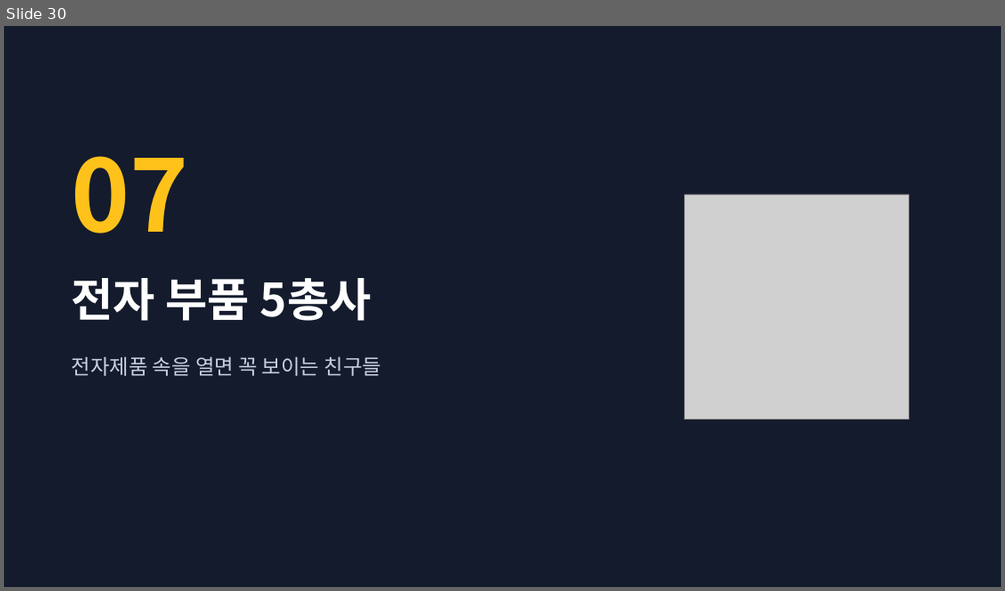
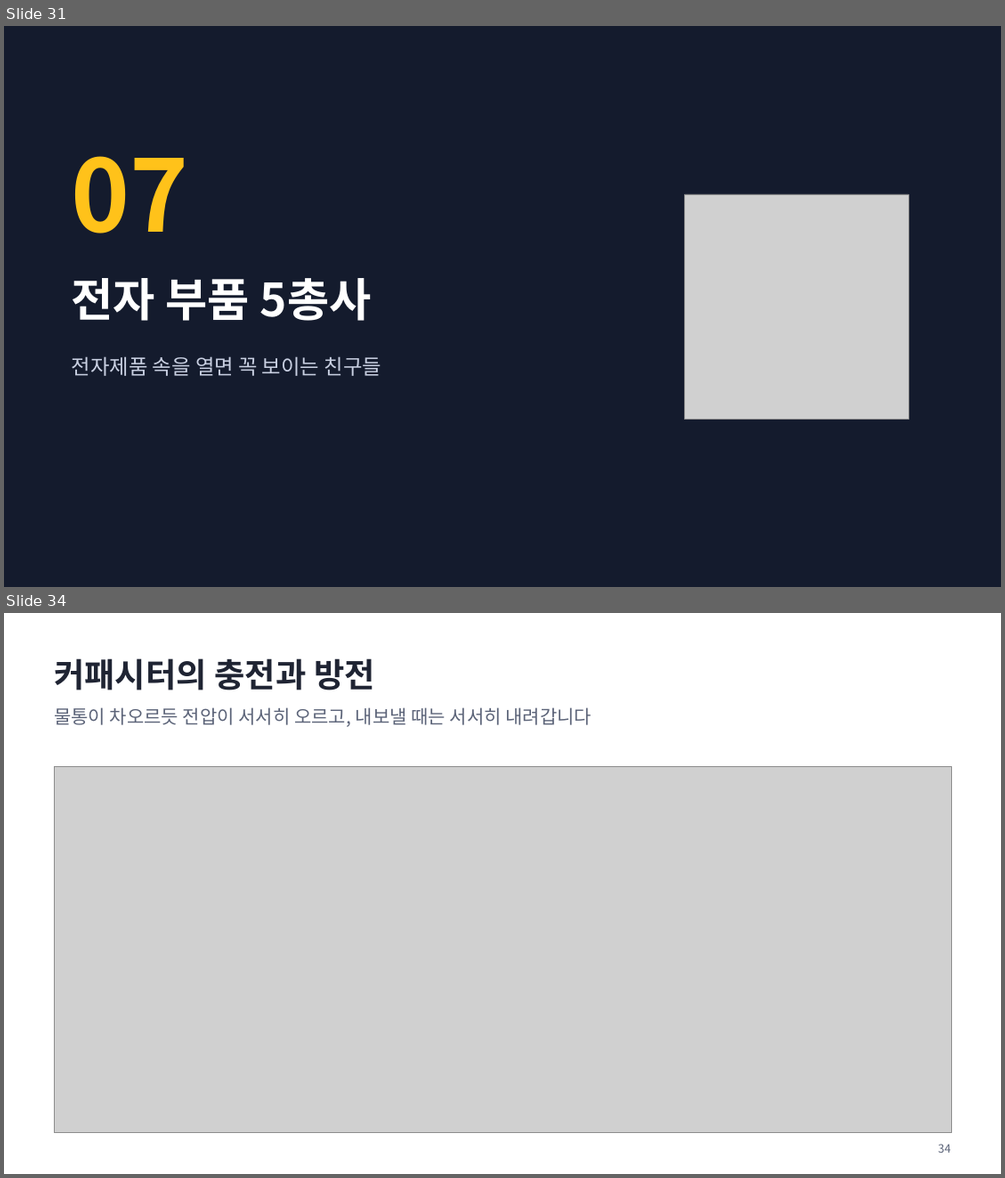
Before and after one commit to kangchaeyeon82/electric-basics-slides, a slide deck: output/전자전기기초_특강.pptx. Shown one above the other, each under a label of ours: slide 30 before the commit, slides 31 and 34 after it; the slides between them are not shown. The pictures are 1005x591 and 1005x1178 pixels, drawn with LibreOffice and Linux fonts; fonts in the diff are those of the drawing; grey boxes stand for pictures. Boxes give left, top, right and bottom in pixels: in the first picture for what was removed or moved away, otherwise in the second. Text is boxed around its words. In the diff, an @@ line names an element or a change of style, - is before the commit and + after.

```diff
--- a/output/전자전기기초_특강.pptx
+++ b/output/전자전기기초_특강.pptx
@@ slide 34 added at [4,613,1001,1174], background #FFFFFF @@
@@ text added at [54,658,375,690], 32 pt, text #1F2433, bold @@
+커패시터의 충전과 방전
@@ text added at [54,707,591,727], 18 pt, text #5B6378 @@
+물통이 차오르듯 전압이 서서히 오르고, 내보낼 때는 서서히 내려갑니다
@@ picture added at [54,766,952,1133] @@
@@ text added at [938,1143,950,1152], 11 pt, text #5B6378 @@
+34
@@ what was slide 30 is now slide 31 @@
```
Also in this commit, not shown: 24 slides changed, 2 other slides added, 27 other files.
